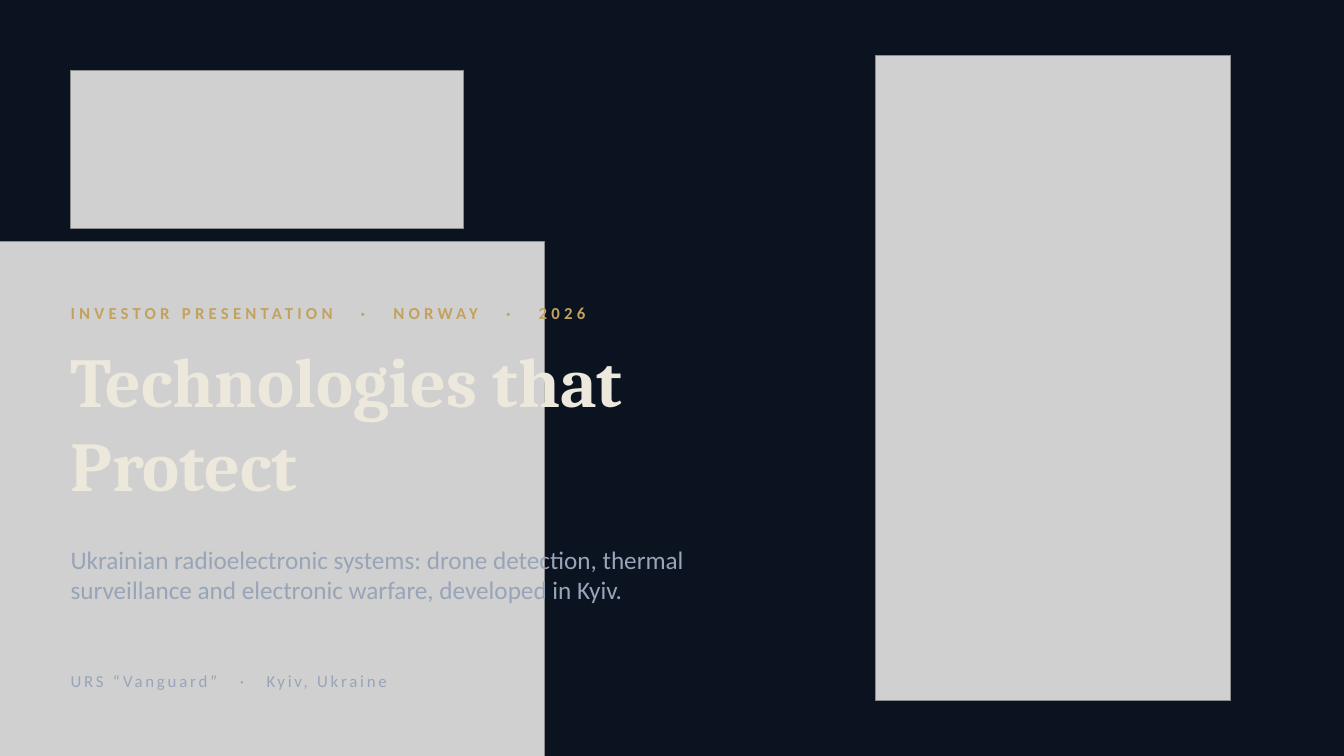
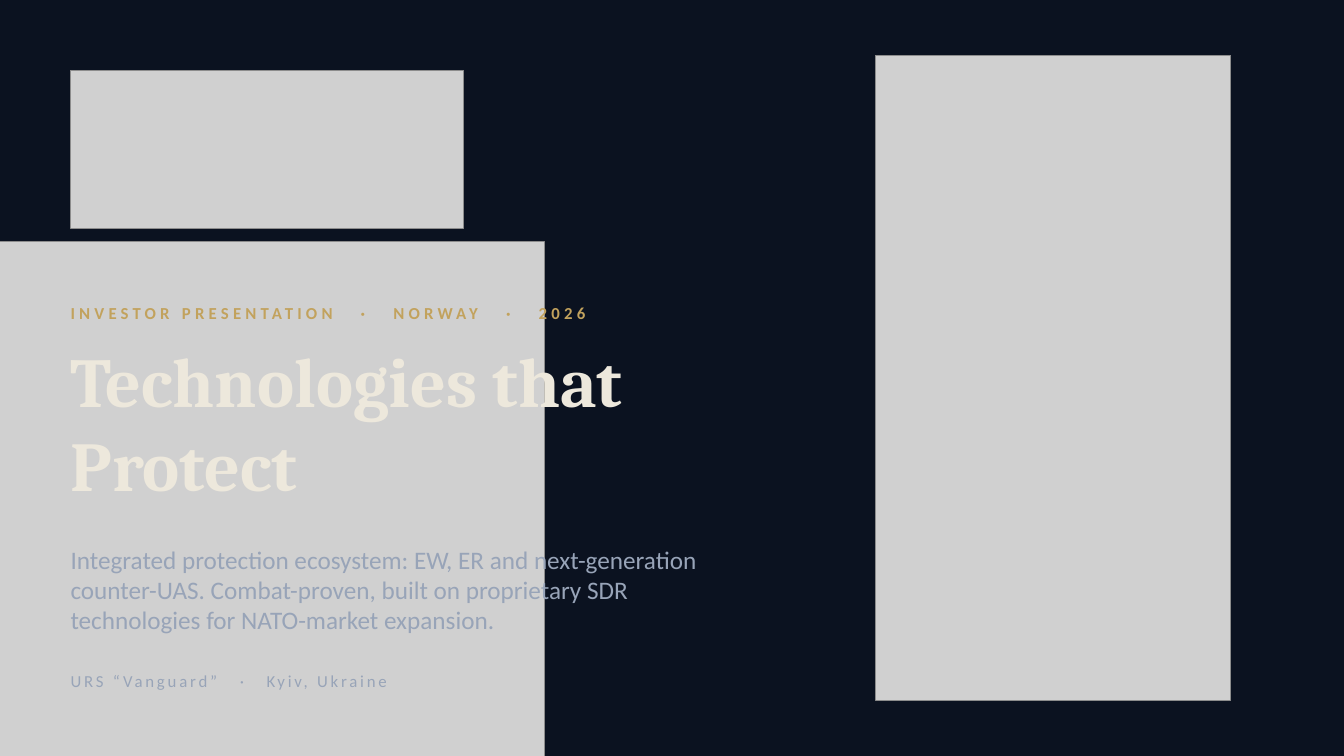
Before and after one commit to Orangepranik/presentation-vanguard, a slide deck: slide 1 of Vanguard_Investor_Presentation_Norway.pptx. Drawn at 1344x756 pixels with LibreOffice and Linux fonts; fonts in the diff are those of the drawing; grey boxes stand for pictures. Boxes give left, top, right and bottom in pixels: in the first picture for what was removed or moved away, otherwise in the second. Text is boxed around its words. In the diff, an @@ line names an element or a change of style, - is before the commit and + after.

```diff
--- a/Vanguard_Investor_Presentation_Norway.pptx
+++ b/Vanguard_Investor_Presentation_Norway.pptx
@@ text at (71, 548, 696, 633): text changed @@
-Ukrainian radioelectronic systems: drone detection, thermal surveillance and electronic warfare, developed in Kyiv.
+Integrated protection ecosystem: EW, ER and next-generation counter-UAS. Combat-proven, built on proprietary SDR technologies for NATO-market expansion.
```
Also in this commit, not shown: 3 other slides changed, 5 slides added, 5 slides removed, 1 other file.
